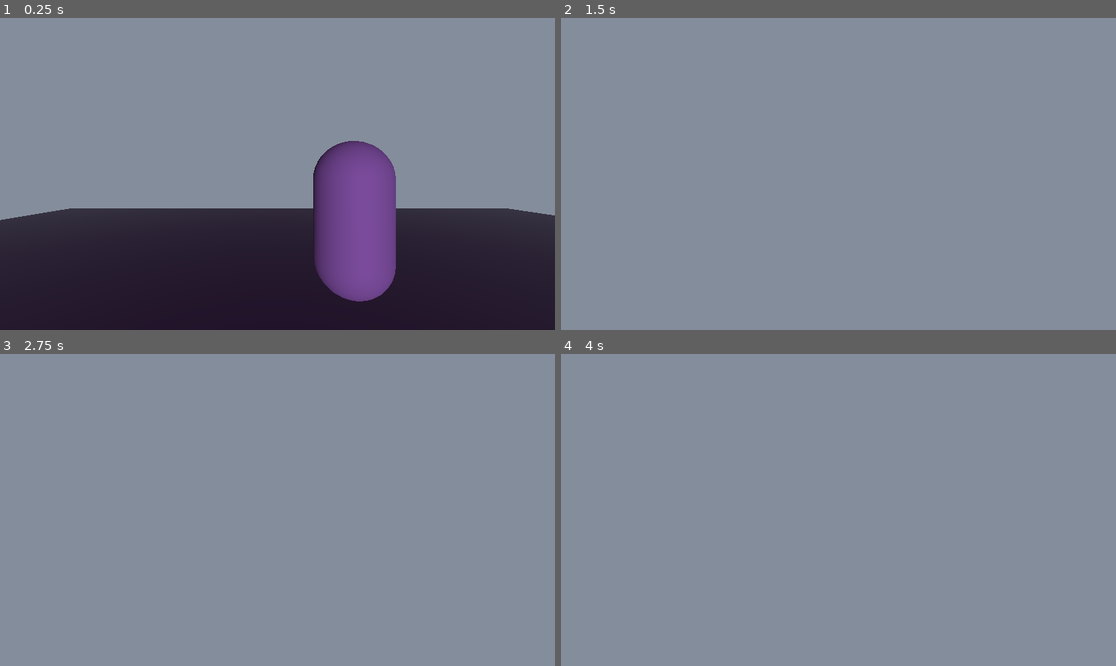
Above: before the commit, frames 1-4 (two rows, left to right).
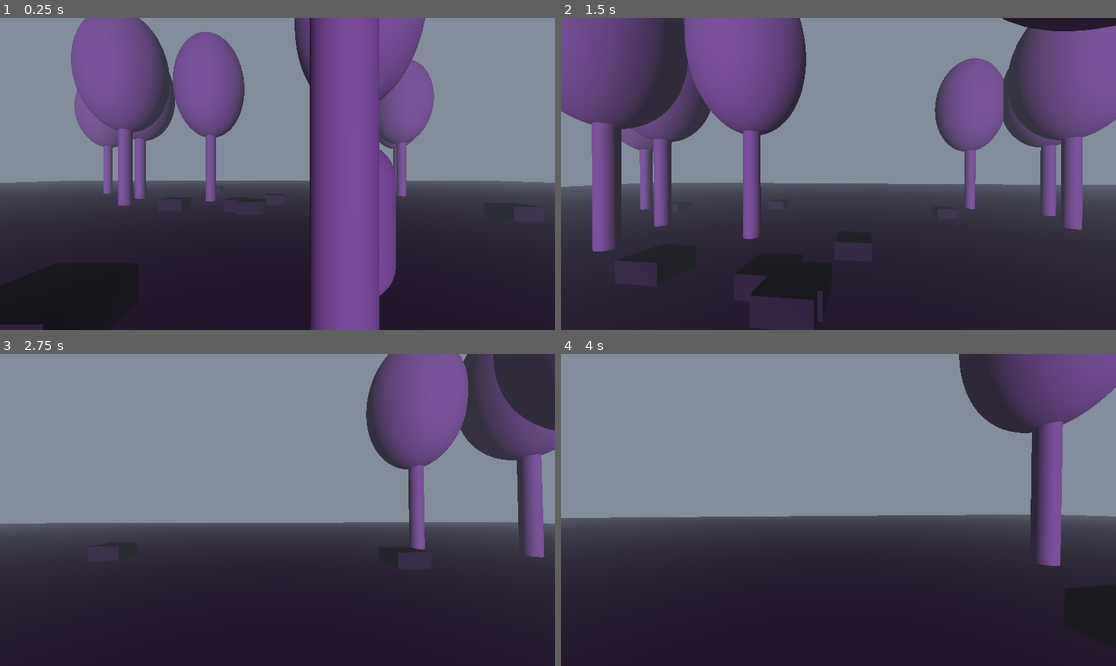
Above: after the commit, the same moments.

Repository: PawlakAidan/GodotProj1
Game: Godot game, scene res://Scenes/environment1.tscn
Two runs of this game, one before a commit and one after it. Both use one fixed random seed, a clock stepped at 60 frames per second and the inputs below.
Inputs (mouse positions are in pixels of both pictures, inside the frame that each line leads up to):
- Up to frame 1 (0.25 s): no input
- Up to frame 2 (1.5 s): tap Enter (ui_accept) at 0.5, 0.77 s; move the mouse to (866, 174) at 0.52 s; hold Up (ui_up) from 0.53 s (still down); move the mouse to (810, 174) at 1.27 s
- Up to frame 3 (2.75 s): keep holding Up (ui_up); tap Enter (ui_accept) at 1.52 s; move the mouse to (288, 503) at 2.02 s
- Up to frame 4 (4 s): keep holding Up (ui_up); move the mouse to (832, 516) at 2.77 s; tap Enter (ui_accept) at 3.02, 3.77 s; move the mouse to (877, 513) at 3.52 s

The runs differ from the first frame. In frame 1, 30% of the frame differs, in the area x 0-100%, y 0-100%; in frame 2, 76%; in frame 3, 58%; in frame 4, 55%.

Commit message:
Added basic procedural generation for simple trees and rocks, unfinished 'pause' function

Diff:
--- /dev/null
+++ b/Assets/Environment/rock.tscn
@@ -0,0 +1,19 @@
+[gd_scene load_steps=4 format=3 uid="uid://h5xaq37ddfo6"]
+
+[sub_resource type="BoxMesh" id="BoxMesh_vufht"]
+
+[sub_resource type="StandardMaterial3D" id="StandardMaterial3D_1ua1u"]
+albedo_color = Color(0.19793725, 0.19793722, 0.19793722, 1)
+
+[sub_resource type="BoxShape3D" id="BoxShape3D_vufht"]
+
+[node name="Rock" type="StaticBody3D"]
+
+[node name="MeshInstance3D" type="MeshInstance3D" parent="."]
+transform = Transform3D(1, 0, 0, 0, 1, 0, 0, 0, 1, 0, 0.48442852, 0)
+mesh = SubResource("BoxMesh_vufht")
+surface_material_override/0 = SubResource("StandardMaterial3D_1ua1u")
+
+[node name="CollisionShape3D" type="CollisionShape3D" parent="."]
+transform = Transform3D(1, 0, 0, 0, 1, 0, 0, 0, 1, 0, 0.49005675, 0)
+shape = SubResource("BoxShape3D_vufht")
--- /dev/null
+++ b/Assets/Environment/tree.tscn
@@ -0,0 +1,28 @@
+[gd_scene load_steps=4 format=3 uid="uid://yodbuip66tqa"]
+
+[sub_resource type="CylinderMesh" id="CylinderMesh_rlmjr"]
+top_radius = 0.3
+bottom_radius = 0.3
+height = 5.0
+
+[sub_resource type="SphereMesh" id="SphereMesh_pgh5o"]
+radius = 2.0
+height = 6.0
+
+[sub_resource type="CylinderShape3D" id="CylinderShape3D_7b1m2"]
+height = 5.0
+radius = 0.3
+
+[node name="Tree" type="StaticBody3D"]
+
+[node name="MeshInstance3D" type="MeshInstance3D" parent="."]
+transform = Transform3D(1, 0, 0, 0, 1, 0, 0, 0, 1, -0.19145703, 2.0726314, 0)
+mesh = SubResource("CylinderMesh_rlmjr")
+
+[node name="MeshInstance3D2" type="MeshInstance3D" parent="."]
+transform = Transform3D(1, 0, 0, 0, 1, 0, 0, 0, 1, -0.25414872, 7.249657, -0.1206826)
+mesh = SubResource("SphereMesh_pgh5o")
+
+[node name="CollisionShape3D" type="CollisionShape3D" parent="."]
+transform = Transform3D(1, 0, 0, 0, 1, 0, 0, 0, 1, -0.19491331, 2.0707455, 0)
+shape = SubResource("CylinderShape3D_7b1m2")
--- a/Entities/Player/player.gd
+++ b/Entities/Player/player.gd
@@ -36,5 +36,14 @@
 		# Clamp the vertical look so you don't flip upside down
 		$Camera3D.rotation.x = clamp($Camera3D.rotation.x, -1.5, 1.5)
 
+func _input(event):
+	# Press Escape to toggle the mouse cursor
+	if event.is_action_pressed("ui_cancel"):
+		if Input.mouse_mode == Input.MOUSE_MODE_CAPTURED:
+			Input.mouse_mode = Input.MOUSE_MODE_VISIBLE
+		else:
+			Input.mouse_mode = Input.MOUSE_MODE_CAPTURED
+
 func _ready():
+	DisplayServer.window_set_mode(DisplayServer.WINDOW_MODE_FULLSCREEN)
 	Input.mouse_mode = Input.MOUSE_MODE_CAPTURED
--- a/Scenes/environment1.tscn
+++ b/Scenes/environment1.tscn
@@ -1,7 +1,10 @@
-[gd_scene load_steps=6 format=3 uid="uid://k8xtkmqvhhlb"]
+[gd_scene load_steps=9 format=3 uid="uid://k8xtkmqvhhlb"]
 
+[ext_resource type="Script" uid="uid://dep2opno7y3qa" path="res://Scenes/world_gen.gd" id="1_ccn0c"]
 [ext_resource type="PackedScene" uid="uid://bjwni7uj1yfvh" path="res://Entities/Player/player.tscn" id="1_ryjrx"]
+[ext_resource type="PackedScene" uid="uid://yodbuip66tqa" path="res://Assets/Environment/tree.tscn" id="2_bo1e2"]
 [ext_resource type="PackedScene" uid="uid://c2ivsohao5ck6" path="res://Entities/Enemies/Cultist/cultist.tscn" id="2_ccn0c"]
+[ext_resource type="PackedScene" uid="uid://h5xaq37ddfo6" path="res://Assets/Environment/rock.tscn" id="3_5aqpm"]
 
 [sub_resource type="BoxShape3D" id="BoxShape3D_noarx"]
 
@@ -15,9 +18,12 @@
 volumetric_fog_albedo = Color(0.16200075, 7.159449e-05, 0.20285338, 1)
 
 [node name="Environment1" type="Node3D"]
+script = ExtResource("1_ccn0c")
+tree_scene = ExtResource("2_bo1e2")
+rock_scene = ExtResource("3_5aqpm")
 
 [node name="Floor" type="StaticBody3D" parent="."]
-transform = Transform3D(20, 0, 0, 0, 1, 0, 0, 0, 20, 0, 0, 0)
+transform = Transform3D(100, 0, 0, 0, 1, 0, 0, 0, 100, 0, 0, 0)
 
 [node name="CollisionShape3D" type="CollisionShape3D" parent="Floor"]
 shape = SubResource("BoxShape3D_noarx")
--- /dev/null
+++ b/Scenes/world_gen.gd
@@ -0,0 +1,22 @@
+extends Node3D
+
+@export var tree_scene: PackedScene
+@export var rock_scene: PackedScene
+@export var spawn_count: int = 50
+@export var map_size: int = 40 # Total width/length of your floor
+
+func _ready():
+	spawn_random_props()
+
+func spawn_random_props():
+	for i in range(spawn_count):
+		# Randomly pick between tree or rock
+		var prop_to_spawn = tree_scene if randf() > 0.5 else rock_scene
+		var instance = prop_to_spawn.instantiate()
+
+		# Pick a random position on the floor
+		var x_pos = randf_range(-map_size/2, map_size/2)
+		var z_pos = randf_range(-map_size/2, map_size/2)
+
+		instance.position = Vector3(x_pos, 0, z_pos)
+		add_child(instance)
Not shown, added: Scenes/world_gen.gd.uid
Not shown, added: game_todo.txt
